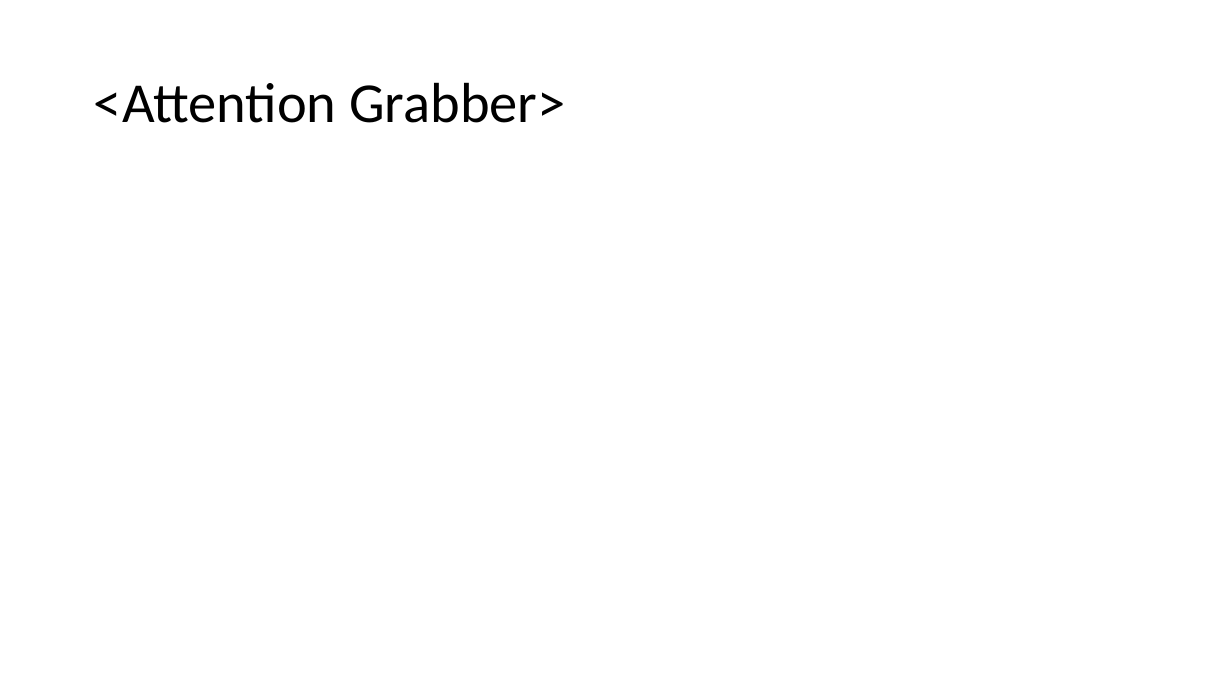
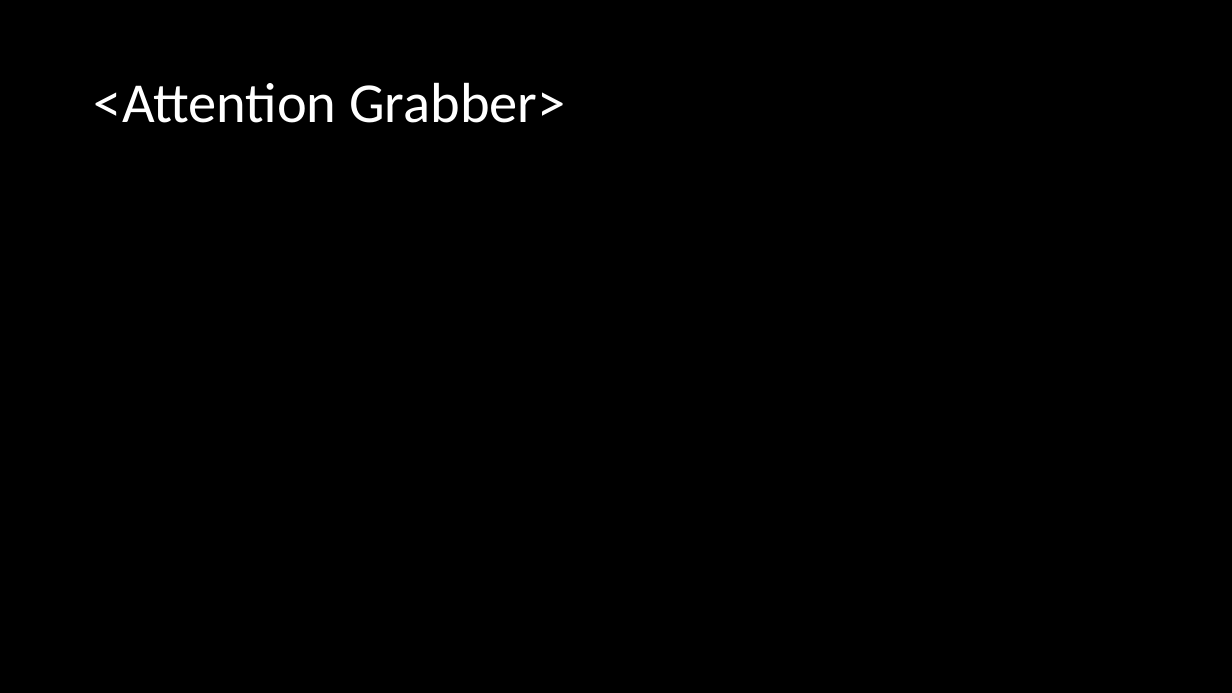
Before and after one commit to Blockchain-at-Michigan/Front-End-Workshop, a slide deck: slide 2 of presentation/Workshop_12_2_18.pptx. Drawn at 1232x693 pixels with LibreOffice and Linux fonts; fonts in the diff are those of the drawing. Boxes give left, top, right and bottom in pixels: in the first picture for what was removed or moved away, otherwise in the second. Text is boxed around its words. In the diff, an @@ line names an element or a change of style, - is before the commit and + after.

```diff
--- a/presentation/Workshop_12_2_18.pptx
+++ b/presentation/Workshop_12_2_18.pptx
@@ background #FFFFFF to #000000 @@
@@ title "<Attention Grabber>" at [94, 82, 565, 123]: text colour #000000 to #FFFFFF @@
```
Also in this commit, not shown: 7 other slides changed, 1 slide added.
